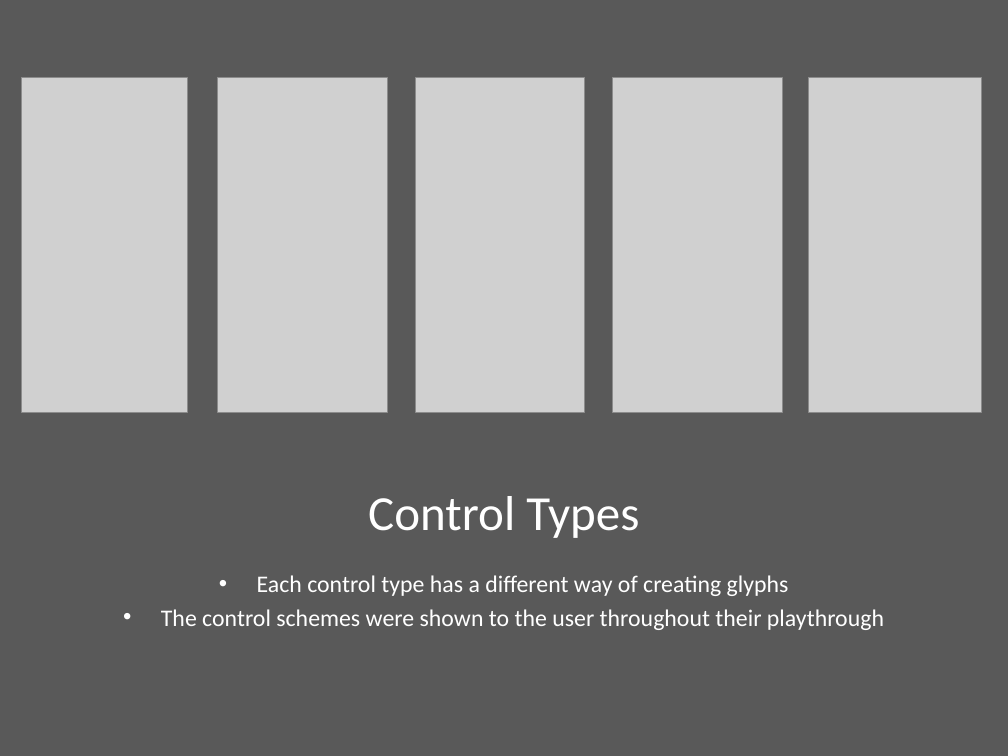
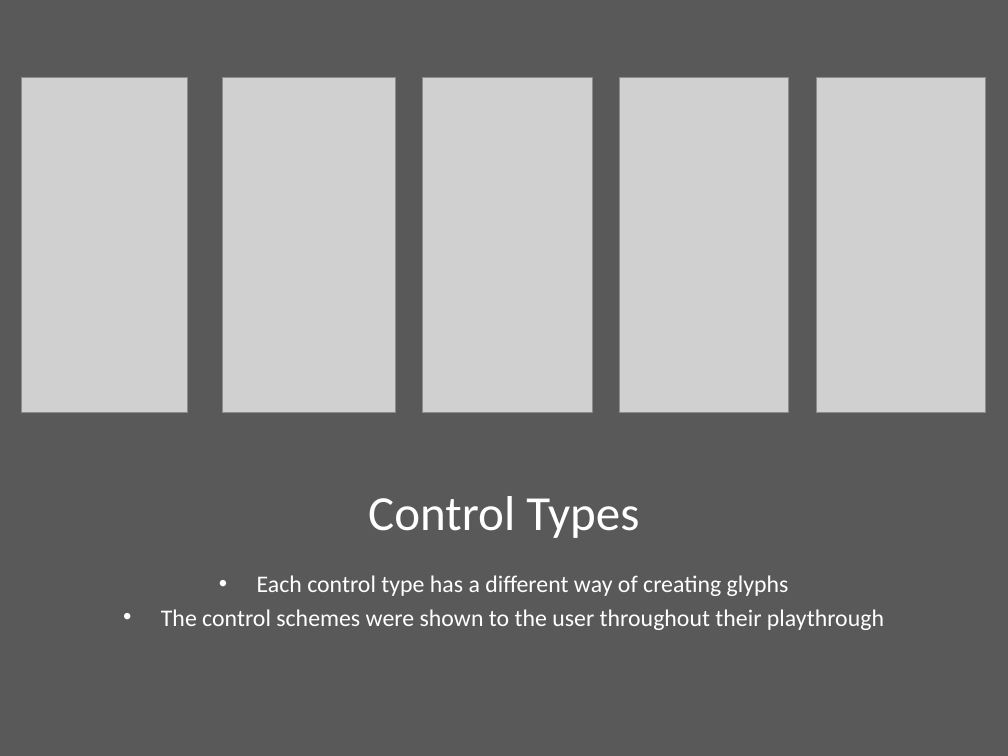
Before and after one commit to csu-hci-projects/CS465_OrdwayR, a slide deck: slide 9 of Rosys_Wizards_465_Presentation.pptx (slide 5 before the commit). Drawn at 1008x756 pixels with LibreOffice and Linux fonts; fonts in the diff are those of the drawing; grey boxes stand for pictures. Boxes give left, top, right and bottom in pixels: in the first picture for what was removed or moved away, otherwise in the second. Text is boxed around its words. In the diff, an @@ line names an element or a change of style, - is before the commit and + after.

```diff
--- a/Rosys_Wizards_465_Presentation.pptx
+++ b/Rosys_Wizards_465_Presentation.pptx
@@ picture: place and size @@
-picture at box(809, 78, 982, 412)
+picture at box(223, 78, 395, 412)
@@ picture: place and size @@
-picture at box(613, 78, 783, 412)
+picture at box(422, 78, 593, 412)
@@ picture: place and size @@
-picture at box(218, 78, 388, 412)
+picture at box(619, 78, 789, 412)
@@ picture: place and size @@
-picture at box(415, 78, 586, 412)
+picture at box(816, 78, 987, 412)
```
Also in this commit, not shown: 3 other slides changed, 4 slides added, 3 other files.
